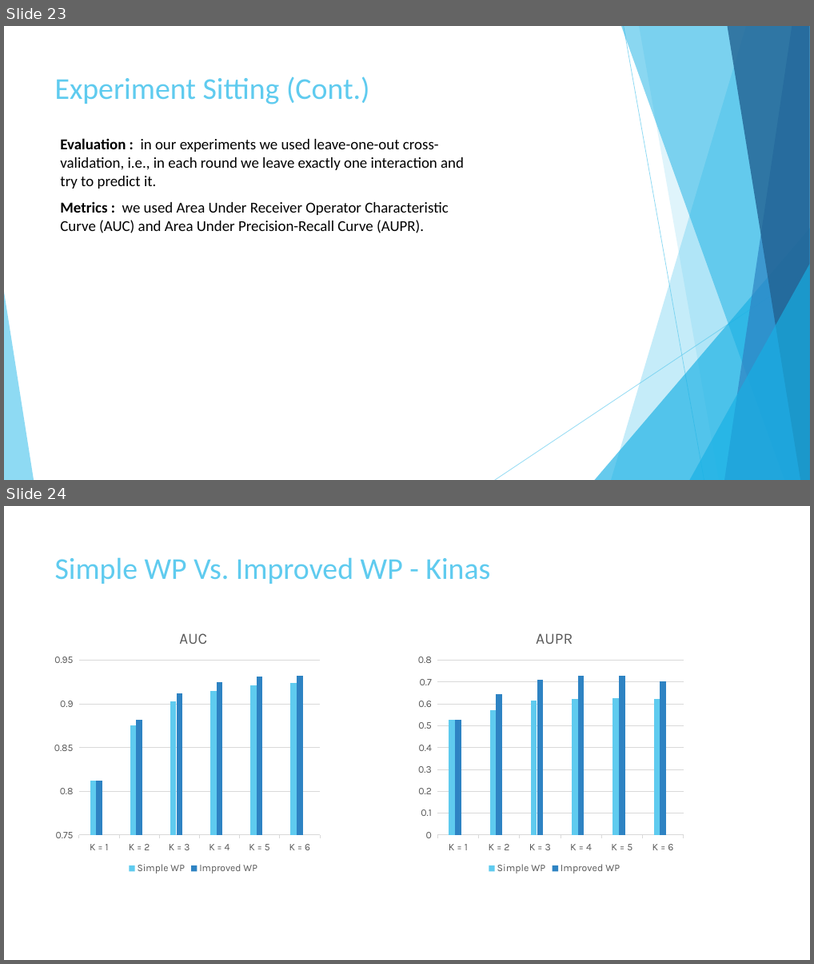
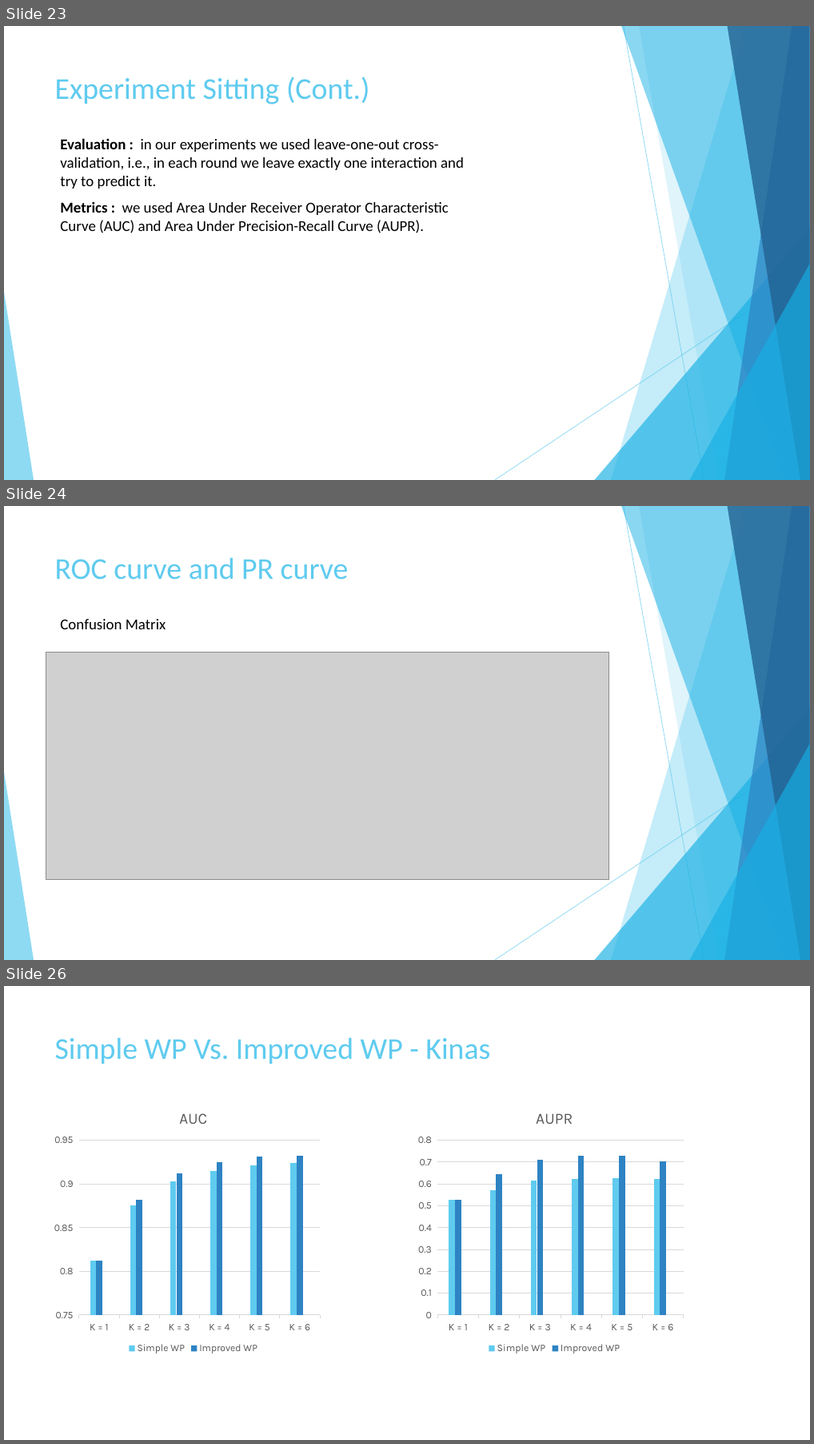
Before and after one commit to AbdullahAlZoabi/Drug-Target-Interaction-Prediction, a slide deck: Drug-Target Interaction Prediction.pptx. Shown one above the other, each under a label of ours: slides 23 and 24 before the commit, slides 23, 24 and 26 after it; the slides between them are not shown. The pictures are 814x964 and 814x1444 pixels, drawn with LibreOffice and Linux fonts; fonts in the diff are those of the drawing; grey boxes stand for pictures. Boxes give left, top, right and bottom in pixels: in the first picture for what was removed or moved away, otherwise in the second. Text is boxed around its words. In the diff, an @@ line names an element or a change of style, - is before the commit and + after.

```diff
--- a/Drug-Target Interaction Prediction.pptx
+++ b/Drug-Target Interaction Prediction.pptx
@@ slide 24 added at [4, 506, 810, 960], background #FFFFFF; not listed: 10 template elements that a slide beside it also shows @@
@@ title added at [55, 557, 349, 580], 36 pt, text #5FCBEF @@
+ROC curve and PR curve
@@ text added at [60, 619, 166, 629], 18 pt, text #000000 @@
+Confusion Matrix
@@ picture added at [46, 652, 609, 880] @@
@@ what was slide 24 is now slide 26 @@
```
Also in this commit, not shown: 1 other slide added.
